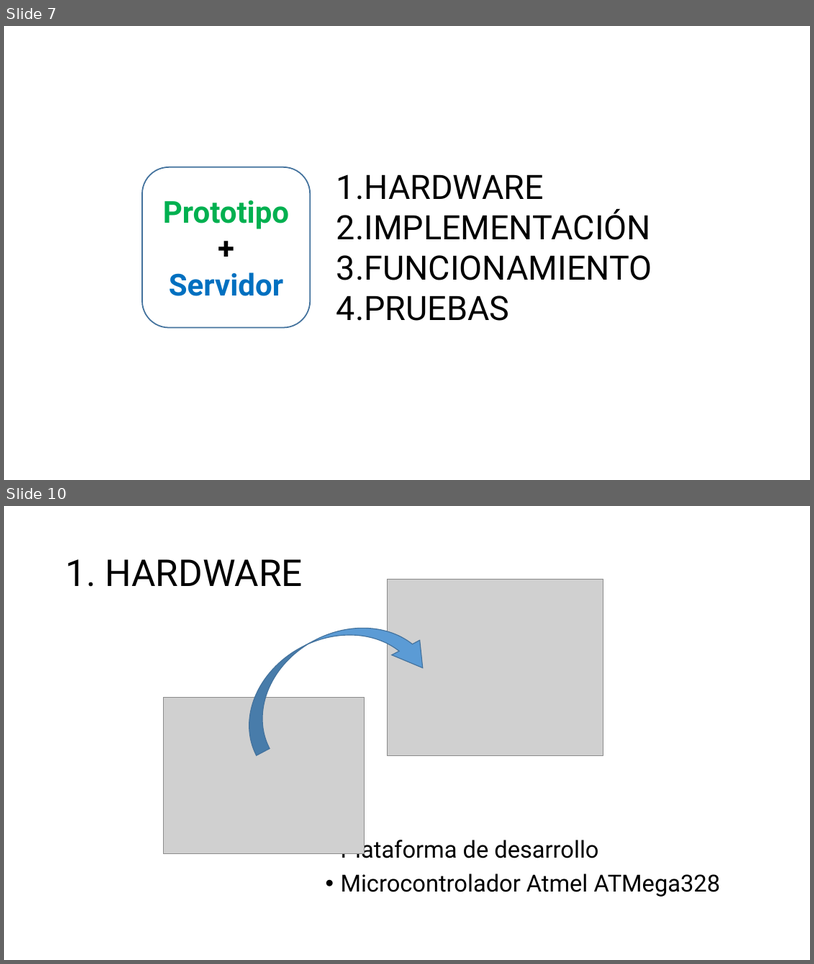
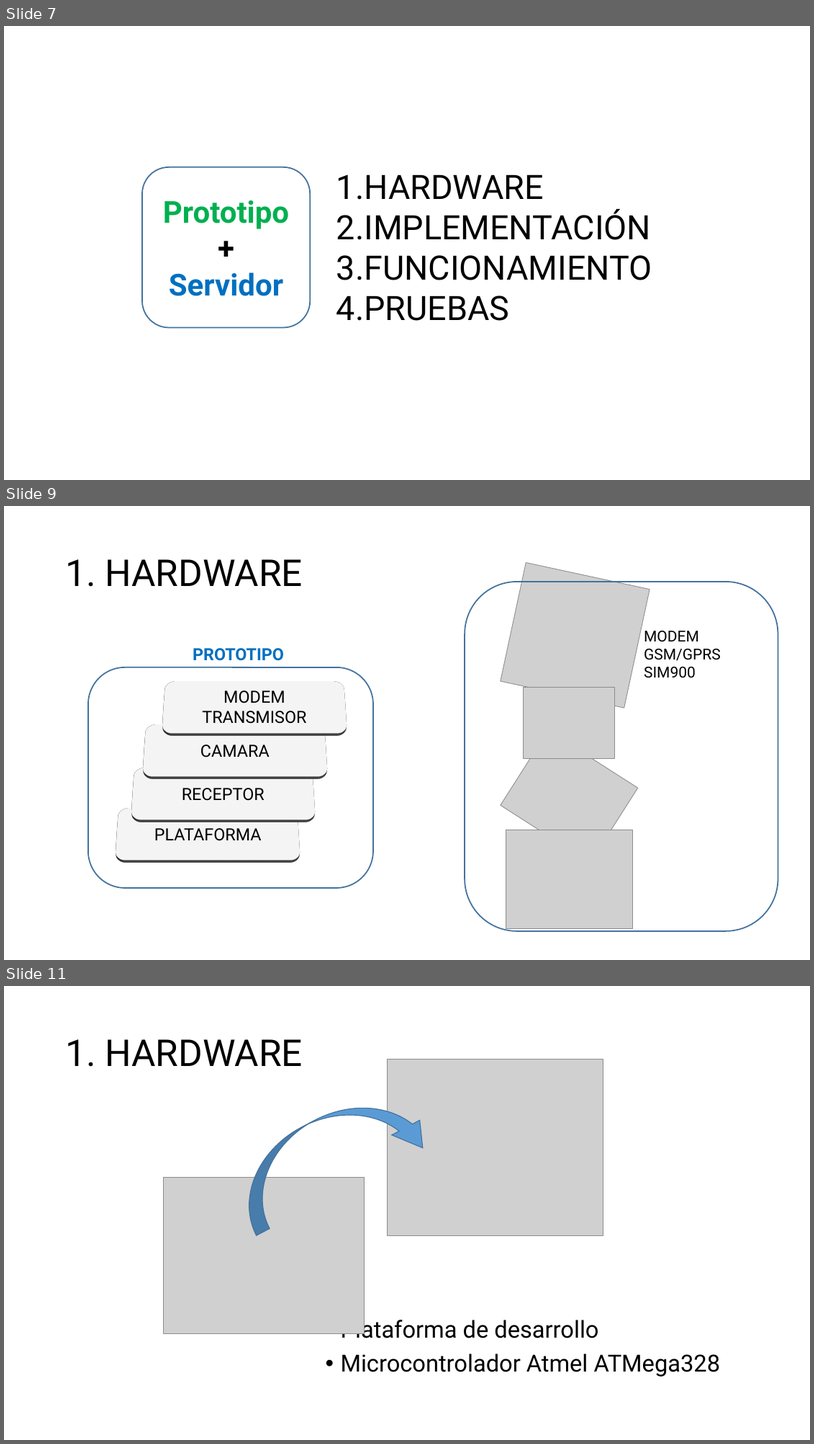
Before and after one commit to aludena18/Tesis, a slide deck: Telelocalización y Captura de Imágenes.pptx. Shown one above the other, each under a label of ours: slides 7 and 10 before the commit, slides 7, 9 and 11 after it; the slides between them are not shown. The pictures are 814x964 and 814x1444 pixels, drawn with LibreOffice and Linux fonts; fonts in the diff are those of the drawing; grey boxes stand for pictures. Boxes give left, top, right and bottom in pixels: in the first picture for what was removed or moved away, otherwise in the second. Text is boxed around its words. In the diff, an @@ line names an element or a change of style, - is before the commit and + after.

```diff
--- a/Telelocalización y Captura de Imágenes.pptx
+++ b/Telelocalización y Captura de Imágenes.pptx
@@ slide 9 added at <box>4,506,810,960</box>, background #FFFFFF @@
@@ title added at <box>65,559,303,587</box>, 44 pt, text #000000 @@
+1. HARDWARE
@@ picture added at <box>501,562,650,708</box> @@
@@ rounded rectangle added at <box>465,582,778,931</box>, outline #43739E 1.5 pt @@
@@ text added at <box>644,631,721,678</box>, 18 pt, text #000000 @@
+MODEM GSM/GPRS
+SIM900
@@ text added at <box>193,648,284,661</box>, 20 pt, text #0070C0, bold @@
+PROTOTIPO
@@ rounded rectangle added at <box>88,667,373,888</box>, outline #43739E 1.5 pt @@
@@ rounded rectangle added at <box>165,675,346,739</box>, fill #A6A6A6, outline #808080 1 pt, 20 pt, text #000000 @@
+MODEM TRANSMISOR
@@ picture added at <box>524,687,615,758</box> @@
@@ rounded rectangle added at <box>144,718,326,781</box>, fill #A6A6A6, outline #808080 1 pt, 20 pt, text #000000 @@
+CAMARA
@@ picture added at <box>501,731,638,863</box> @@
@@ rounded rectangle added at <box>133,762,314,825</box>, fill #A6A6A6, outline #808080 1 pt, 20 pt, text #000000 @@
+RECEPTOR
@@ rounded rectangle added at <box>118,803,299,865</box>, fill #A6A6A6, outline #808080 1 pt, 20 pt, text #000000 @@
+PLATAFORMA
@@ picture added at <box>506,830,633,928</box> @@
@@ what was slide 10 is now slide 11 @@
```
Also in this commit, not shown: 8 slides changed, 1 other file.
